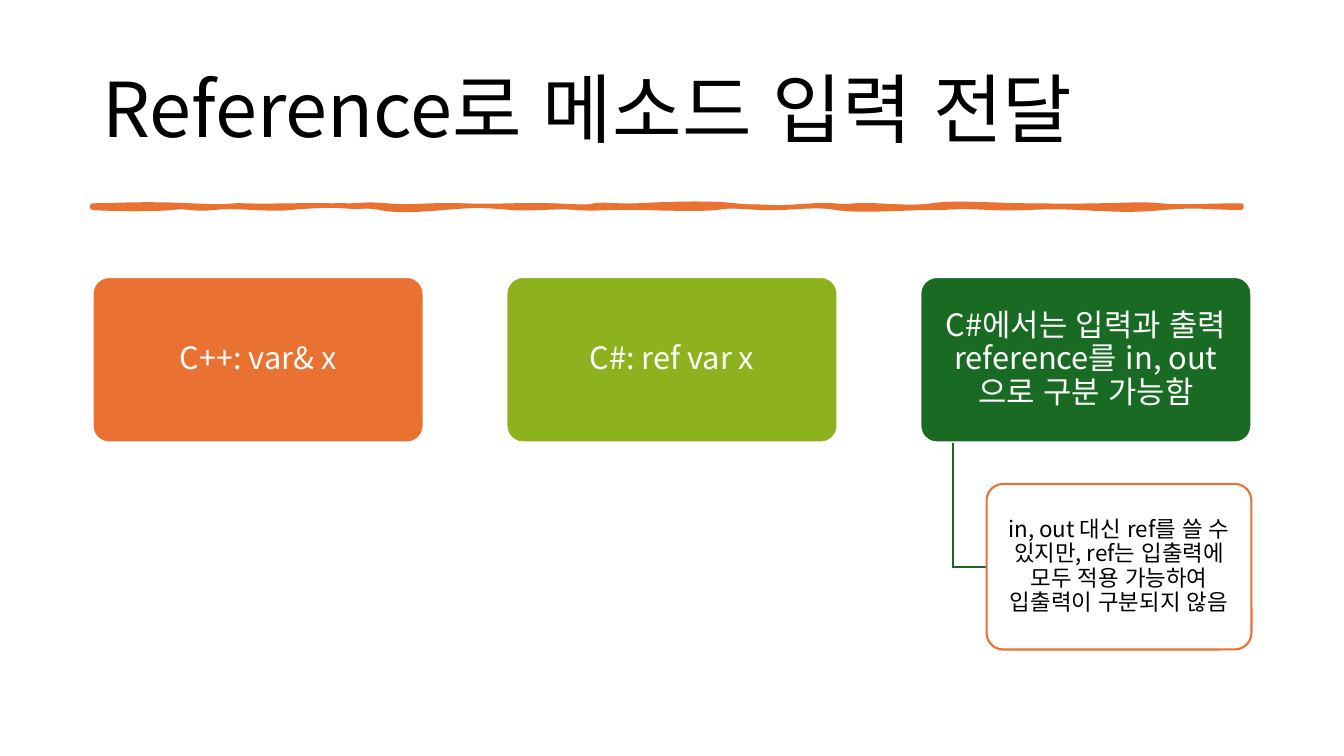
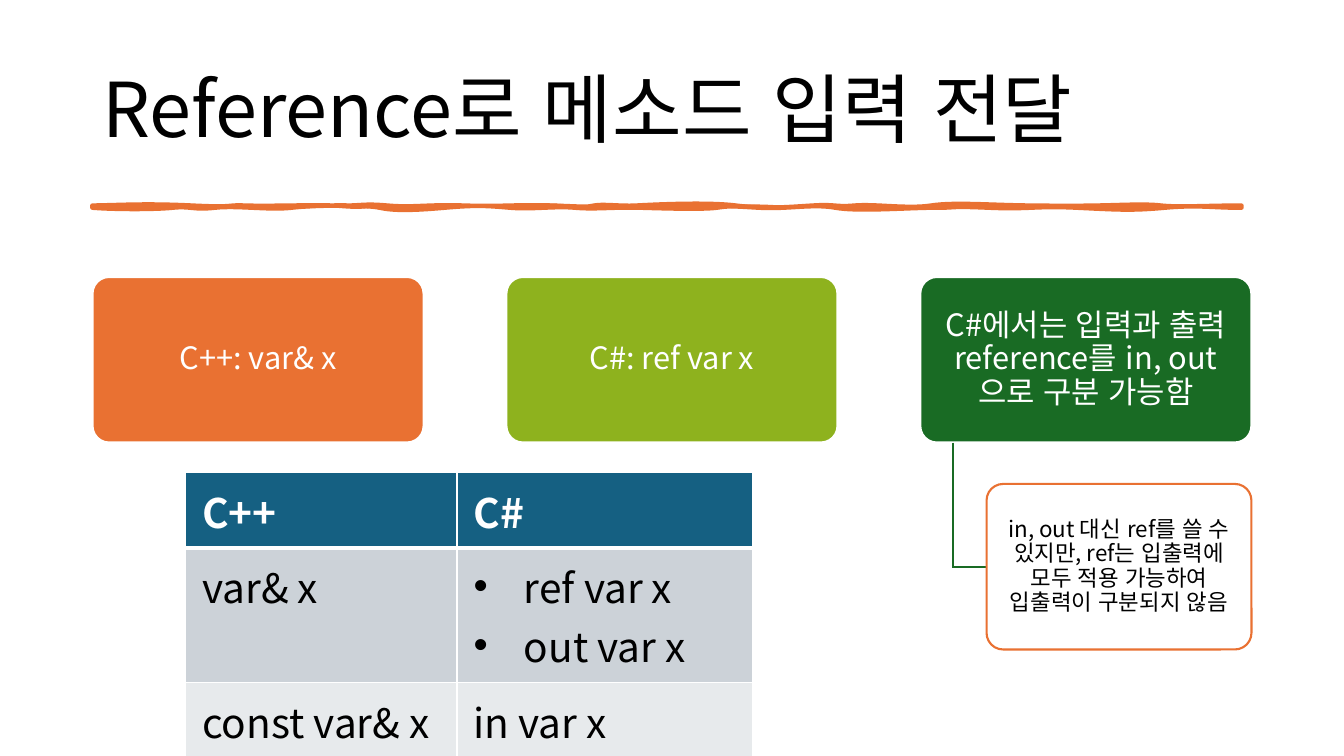
Before and after one commit to mokwongame/CS_2025_2, a slide deck: slide 11 of C# 문법.pptx. Drawn at 1344x756 pixels with LibreOffice and Linux fonts; fonts in the diff are those of the drawing. Boxes give left, top, right and bottom in pixels: in the first picture for what was removed or moved away, otherwise in the second. Text is boxed around its words. In the diff, an @@ line names an element or a change of style, - is before the commit and + after.

```diff
--- a/C# 문법.pptx
+++ b/C# 문법.pptx
@@ table added at (186, 473, 752, 743), 3 rows, 2 columns @@
+C++ | C#
+var& x | ref var x / out var x
+const var& x | in var x
```
Also in this commit, not shown: 30 other files.
